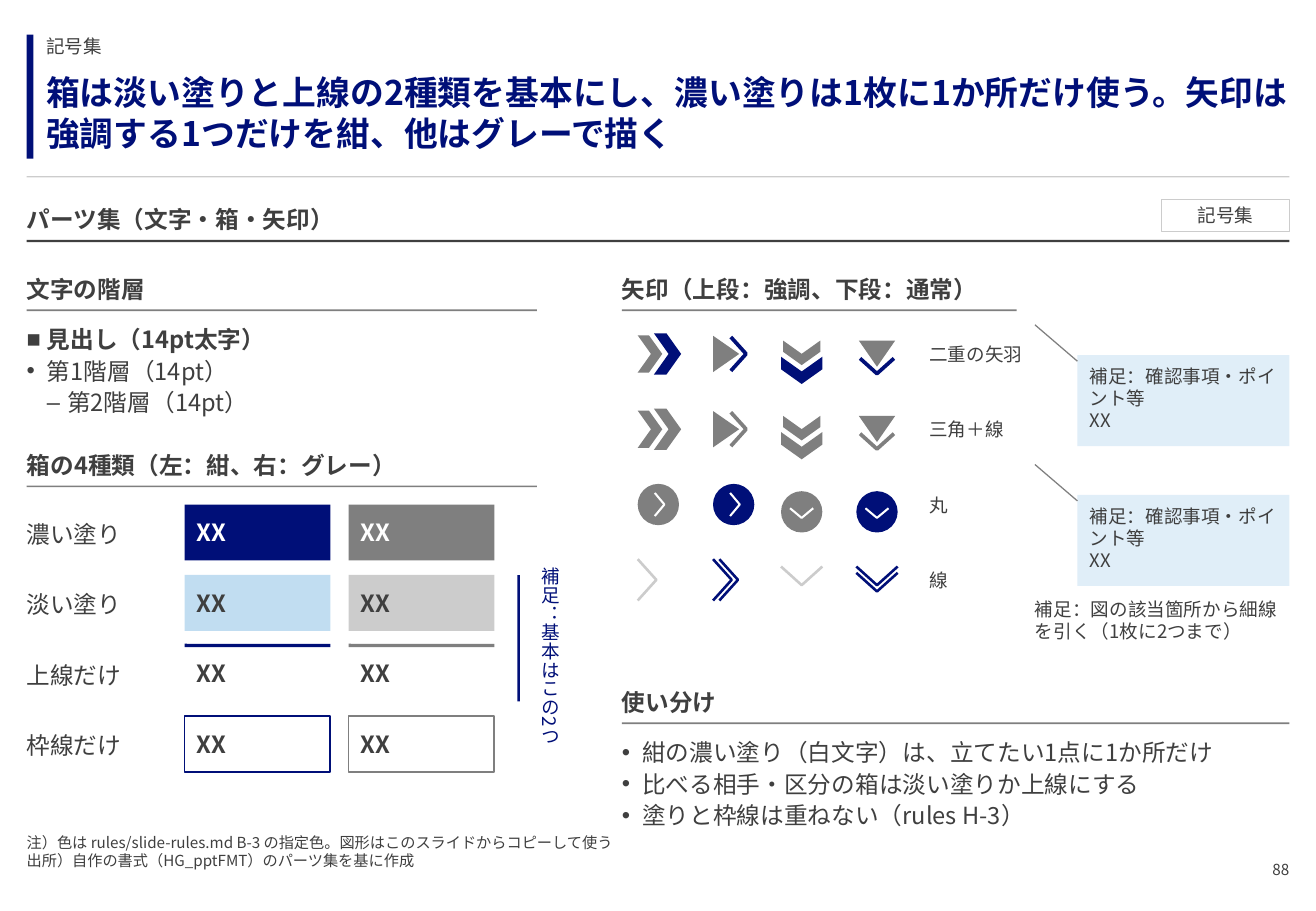
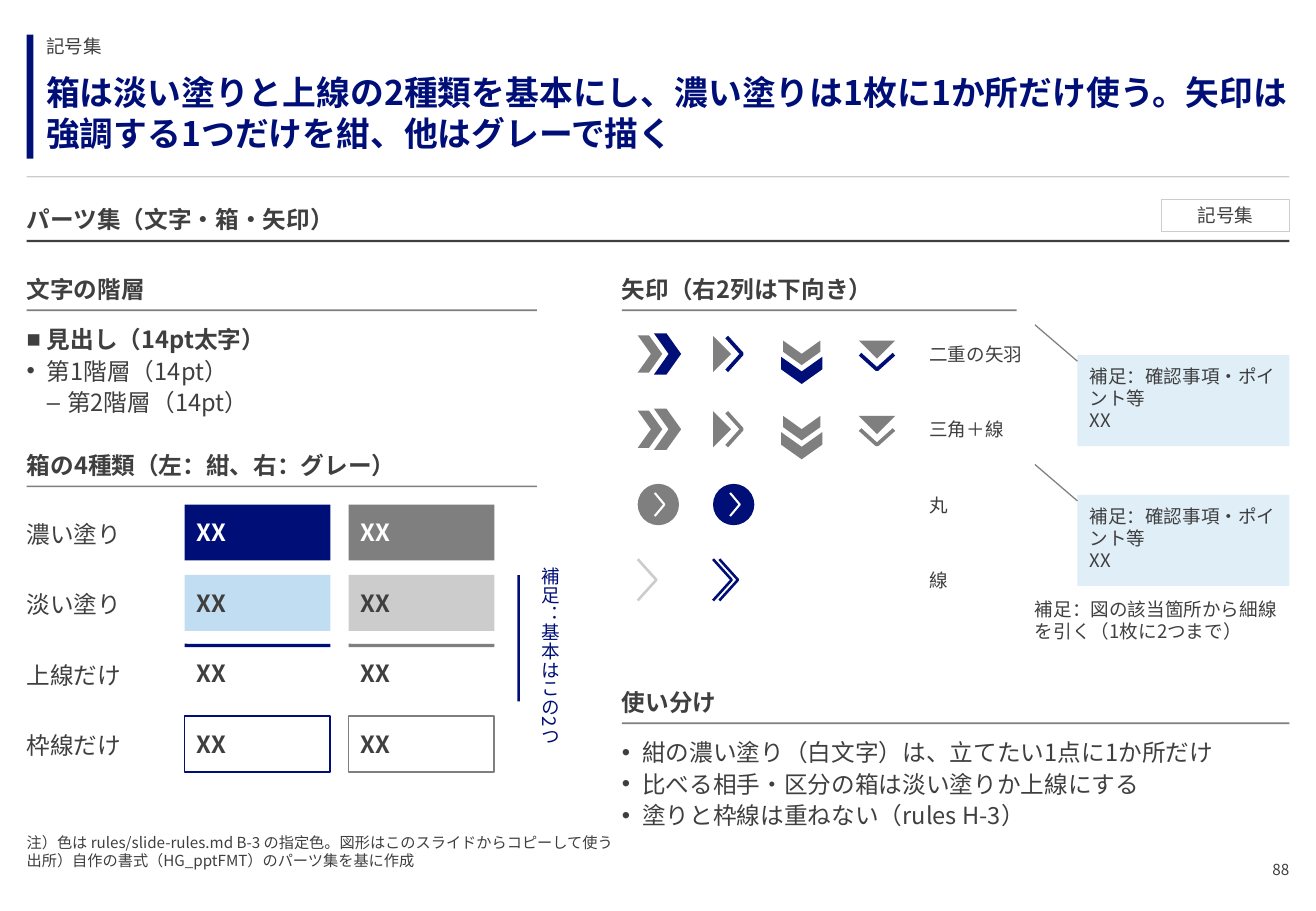
Before and after one commit to GontaHH/slide_builder, a slide deck: slide 88 of patterns/pattern-deck.pptx. Drawn at 1316x911 pixels with LibreOffice and Linux fonts; fonts in the diff are those of the drawing. Boxes give left, top, right and bottom in pixels: in the first picture for what was removed or moved away, otherwise in the second. Text is boxed around its words. In the diff, an @@ line names an element or a change of style, - is before the commit and + after.

```diff
--- a/patterns/pattern-deck.pptx
+++ b/patterns/pattern-deck.pptx
@@ text at (x1=622, y1=278, x2=873, y2=301): text changed @@
-矢印（上段：強調、下段：通常）
+矢印（右2列は下向き）
@@ freeform shape resized from (x1=713, y1=335, x2=740, y2=372) to (x1=713, y1=335, x2=732, y2=372) @@
@@ freeform shape moved from (x1=732, y1=337, x2=747, y2=371) to (x1=727, y1=337, x2=742, y2=371) @@
@@ freeform shape resized from (x1=859, y1=340, x2=896, y2=367) to (x1=859, y1=340, x2=896, y2=358) @@
@@ freeform shape at (x1=860, y1=355, x2=894, y2=371): outline redrawn @@
@@ freeform shape resized from (x1=713, y1=411, x2=740, y2=447) to (x1=713, y1=411, x2=732, y2=447) @@
@@ freeform shape moved from (x1=732, y1=412, x2=747, y2=446) to (x1=727, y1=412, x2=742, y2=446) @@
@@ freeform shape resized from (x1=859, y1=416, x2=896, y2=442) to (x1=859, y1=416, x2=896, y2=434) @@
@@ freeform shape moved from (x1=860, y1=434, x2=894, y2=450) to (x1=860, y1=430, x2=894, y2=446) @@
@@ ellipse removed at (x1=781, y1=491, x2=823, y2=532) @@
@@ freeform shape removed at (x1=790, y1=508, x2=813, y2=518) @@
@@ ellipse removed at (x1=857, y1=491, x2=898, y2=532) @@
@@ freeform shape removed at (x1=865, y1=508, x2=888, y2=518) @@
@@ freeform shape removed at (x1=781, y1=566, x2=823, y2=584) @@
@@ freeform shape removed at (x1=857, y1=566, x2=898, y2=584) @@
@@ freeform shape removed at (x1=857, y1=574, x2=898, y2=592) @@
```
Also in this commit, not shown: 8 other slides changed, 4 other files.
